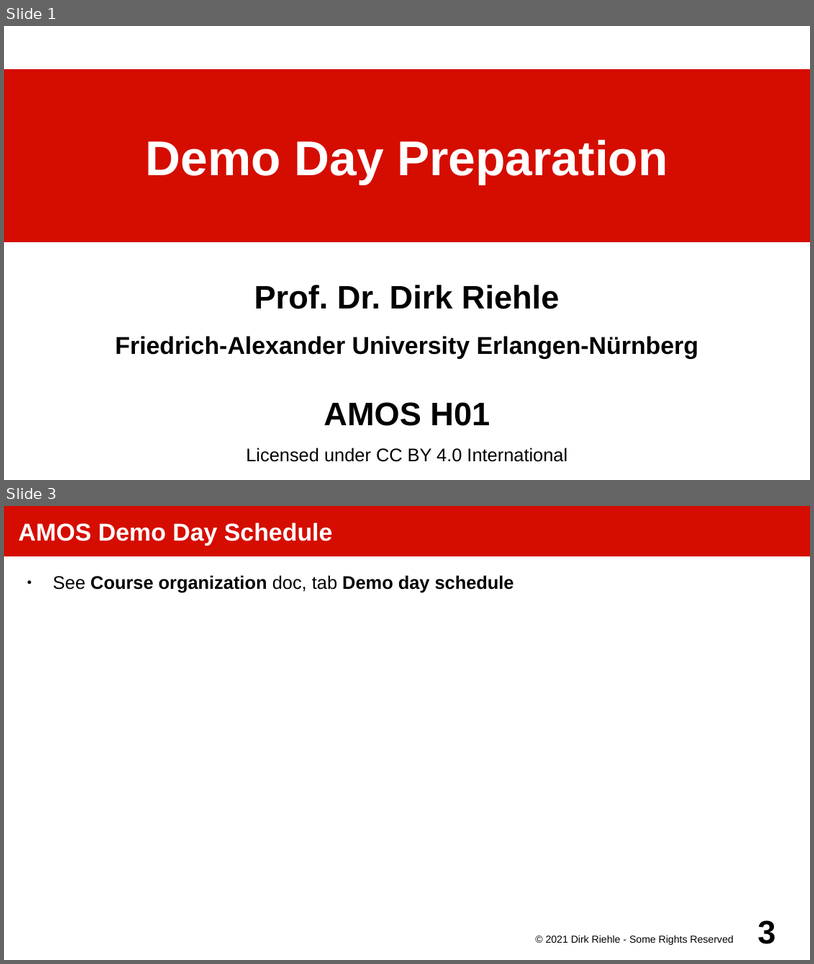
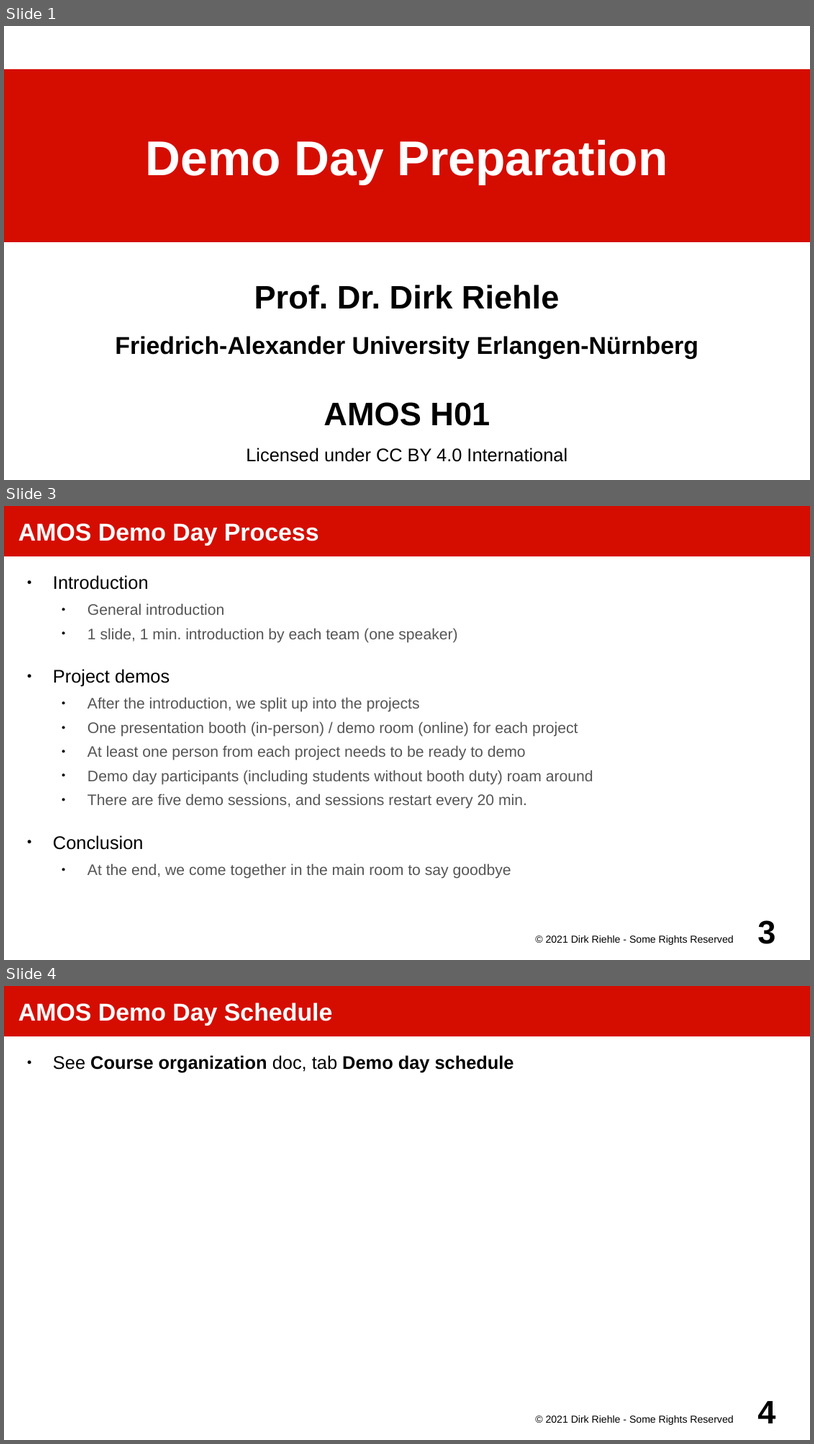
Before and after one commit to dirkriehle/amos-course, a slide deck: Lecture slides/AMOS H01 - Demo Day Preparation.odp. Shown one above the other, each under a label of ours: slides 1 and 3 before the commit, slides 1, 3 and 4 after it; the slides between them are not shown. The pictures are 814x964 and 814x1444 pixels, drawn with LibreOffice and Linux fonts; fonts in the diff are those of the drawing. Boxes give left, top, right and bottom in pixels: in the first picture for what was removed or moved away, otherwise in the second. Text is boxed around its words. In the diff, an @@ line names an element or a change of style, - is before the commit and + after.

Commit message:
Updated demo day information

```diff
--- a/Lecture slides/AMOS H01 - Demo Day Preparation.odp
+++ b/Lecture slides/AMOS H01 - Demo Day Preparation.odp
@@ slide 3 added at (4,506,810,960), background #FFFFFF @@
@@ title added at (4,506,810,556), fill #D50D01, 24 pt, text #FFFFFF, bold @@
+AMOS Demo Day Process
@@ text added at (53,575,594,878), 15 pt, text #555555 @@
+● Introduction
+  ● General introduction
+  ● 1 slide, 1 min. introduction by each team (one speaker)
+● Project demos
+  ● After the introduction, we split up into the projects
+  ● One presentation booth (in-person) / demo room (online) for each project
+  ● At least one person from each project needs to be ready to demo
+  ● Demo day participants (including students without booth duty) roam around
+  ● There are five demo sessions, and sessions restart every 20 min.
+● Conclusion
+  ● At the end, we come together in the main room to say goodbye
@@ text added at (546,934,733,944), 10 pt, text #000000 @@
+© 2021 Dirk Riehle - Some Rights Reserved
@@ page number added at (758,920,776,944), 32 pt, text #000000, bold @@
+3
@@ what was slide 3 is now slide 4 @@
@@ page number at (758,1401,776,1423): text changed @@
-3
+4
```
Also in this commit, not shown: 3 slides changed, 1 other file.
